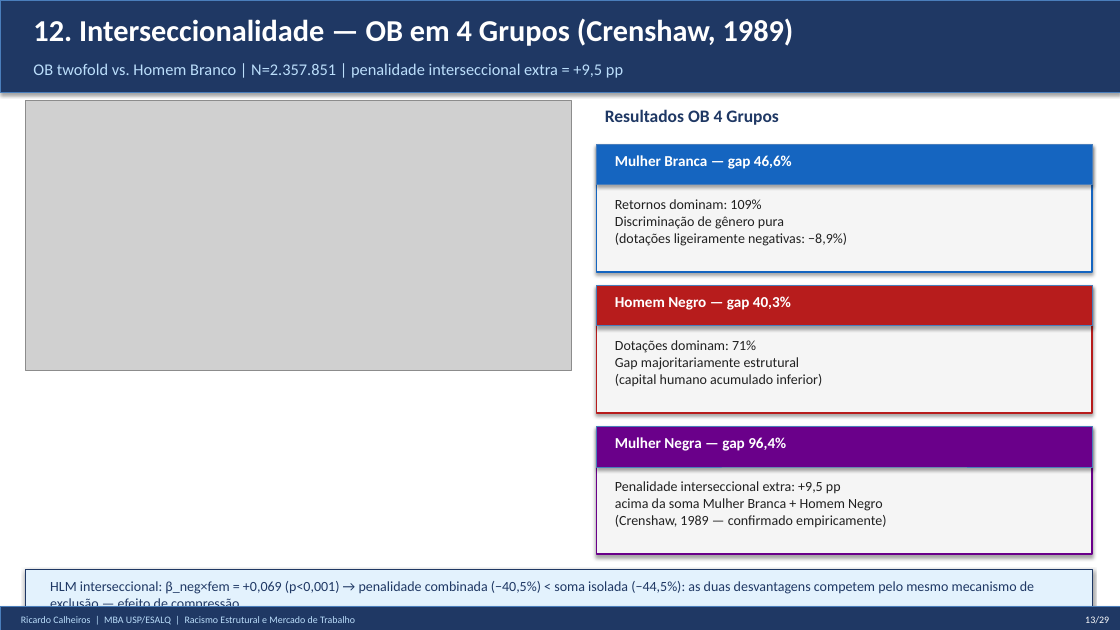
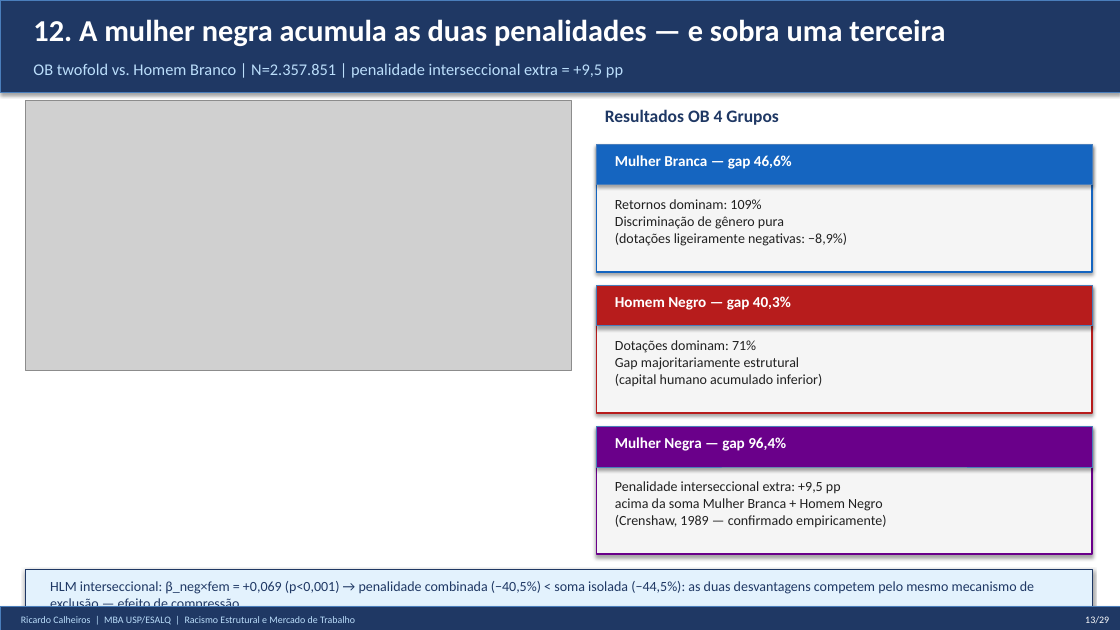
Before and after one commit to rickinrj-ux/ProjetoRacismoPNAD, a slide deck: slide 13 of entregaveis/apresentacao_tcc.pptx. Drawn at 1120x630 pixels with LibreOffice and Linux fonts; fonts in the diff are those of the drawing; grey boxes stand for pictures. Boxes give left, top, right and bottom in pixels: in the first picture for what was removed or moved away, otherwise in the second. Text is boxed around its words. In the diff, an @@ line names an element or a change of style, - is before the commit and + after.

```diff
--- a/entregaveis/apresentacao_tcc.pptx
+++ b/entregaveis/apresentacao_tcc.pptx
@@ text at <box>33,19,945,46</box>: text changed @@
-12. Interseccionalidade — OB em 4 Grupos (Crenshaw, 1989)
+12. A mulher negra acumula as duas penalidades — e sobra uma terceira
```
Also in this commit, not shown: 18 other slides changed, 15 other files.
